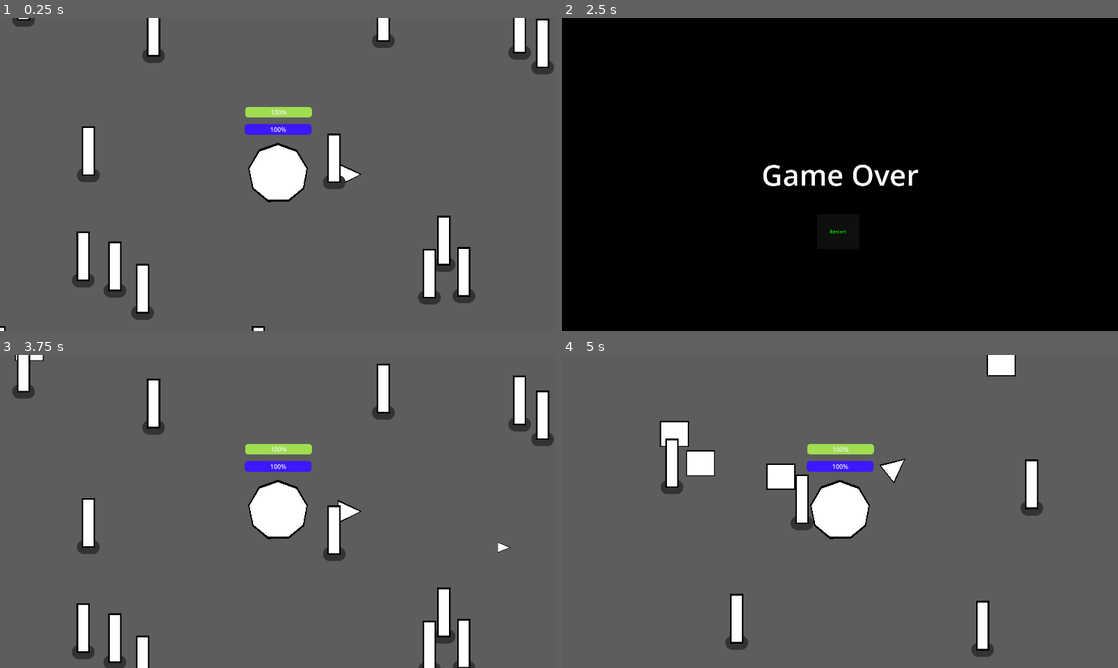
Above: before the commit, frames 1-4 (two rows, left to right).
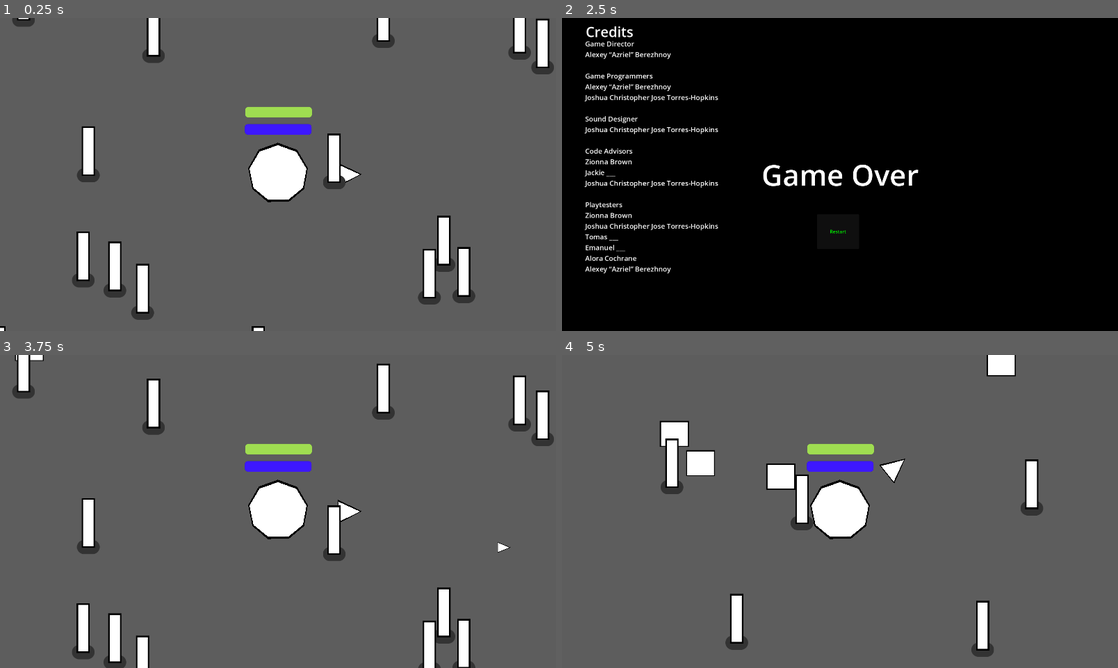
Above: after the commit, the same moments.

Repository: Alyosha-ctrl/foolJam2025
Game: Godot game, scene res://tower_survival.tscn
Same seed, same stepped clock (60 frames per second), same inputs: the game is played once before the commit and once after it.
Inputs:
- Up to frame 1 (0.25 s): no input
- Up to frame 2 (2.5 s): hold D (move_right) 0.53-1.28 s; hold S (move_down) 1.28-2.03 s; hold D (move_right) from 2.03 s (still down)
- Up to frame 3 (3.75 s): release D (move_right) at 2.75 s; click "Restart" at 2.75 s; hold W (move_up) from 3.53 s (still down)
- Up to frame 4 (5 s): release W (move_up) at 4.28 s; hold A (move_left) from 4.28 s (still down)

The runs differ from the first frame. In frame 1, less than 0.1% of the frame differs, in the area x 48-52%, y 29-37%; in frame 2, 2.3%, in the area x 4-29%, y 2-82%; in frame 3, less than 0.1%; in frame 4, less than 0.1%.

Commit message:
Added credits to game over, and removed text from health and qi bar

Diff:
--- a/player.tscn
+++ b/player.tscn
@@ -67,6 +67,7 @@
 theme_override_styles/background = ExtResource("3_hqtel")
 theme_override_styles/fill = SubResource("StyleBoxFlat_onrkg")
 value = 100.0
+show_percentage = false
 
 [node name="qi_bar" type="ProgressBar" parent="."]
 unique_name_in_owner = true
@@ -77,5 +78,6 @@
 theme_override_styles/background = ExtResource("3_hqtel")
 theme_override_styles/fill = SubResource("StyleBoxFlat_i3pqv")
 value = 100.0
+show_percentage = false
 
 [connection signal="changed_speed" from="." to="." method="_on_changed_speed"]
--- a/tower_survival.tscn
+++ b/tower_survival.tscn
@@ -125,6 +125,60 @@
 theme_override_font_sizes/font_size = 100
 text = "Game Over"
 
+[node name="Label2" type="Label" parent="game_over_screen/ColorRect"]
+layout_mode = 1
+anchors_preset = 8
+anchor_left = 0.5
+anchor_top = 0.5
+anchor_right = 0.5
+anchor_bottom = 0.5
+offset_left = -878.0
+offset_top = -526.0
+offset_right = -335.0
+offset_bottom = -389.0
+grow_horizontal = 2
+grow_vertical = 2
+theme_override_font_sizes/font_size = 48
+text = "Credits"
+
+[node name="Label3" type="Label" parent="game_over_screen/ColorRect"]
+layout_mode = 1
+anchors_preset = 8
+anchor_left = 0.5
+anchor_top = 0.5
+anchor_right = 0.5
+anchor_bottom = 0.5
+offset_left = -880.0
+offset_top = -468.0
+offset_right = -315.0
+offset_bottom = 409.0
+grow_horizontal = 2
+grow_vertical = 2
+theme_override_font_sizes/font_size = 24
+text = "Game Director
+Alexey “Azriel” Berezhnoy
+
+Game Programmers
+Alexey “Azriel” Berezhnoy
+Joshua Christopher Jose Torres-Hopkins
+
+Sound Designer
+Joshua Christopher Jose Torres-Hopkins
+
+Code Advisors
+Zionna Brown
+Jackie ___
+Joshua Christopher Jose Torres-Hopkins
+
+Playtesters
+Zionna Brown
+Joshua Christopher Jose Torres-Hopkins
+Tomas ___
+Emanuel ___
+Alora Cochrane
+Alexey “Azriel” Berezhnoy
+"
+
 [node name="Control" type="Control" parent="game_over_screen"]
 layout_mode = 3
 anchors_preset = 0
